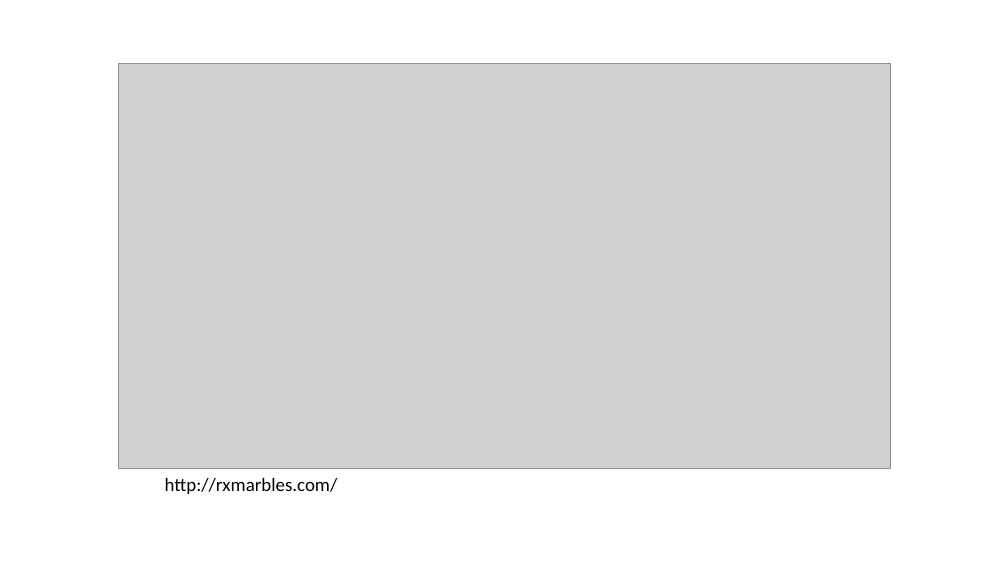
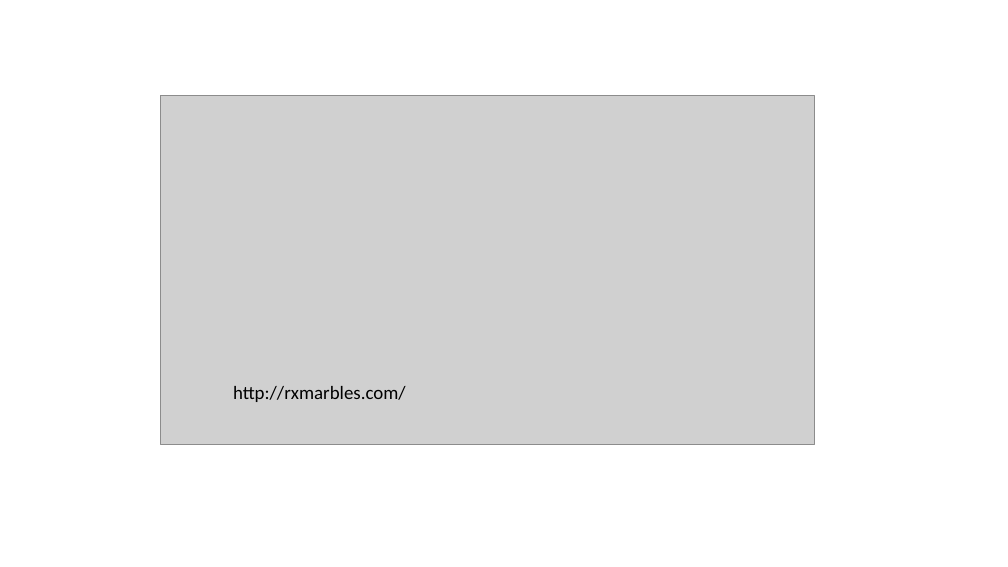
Before and after one commit to FredJiangFei/AngularDemo, a slide deck: slide 1 of rxjs.pptx (slide 2 before the commit). Drawn at 1008x567 pixels with LibreOffice and Linux fonts; fonts in the diff are those of the drawing; grey boxes stand for pictures. Boxes give left, top, right and bottom in pixels: in the first picture for what was removed or moved away, otherwise in the second. Text is boxed around its words. In the diff, an @@ line names an element or a change of style, - is before the commit and + after.

```diff
--- a/rxjs.pptx
+++ b/rxjs.pptx
@@ picture: place and size @@
-picture at [119, 64, 891, 469]
+picture at [160, 96, 814, 445]
@@ text "http://rxmarbles.com/": place and size @@
-text "http://rxmarbles.com/" at [165, 478, 338, 494]
+text "http://rxmarbles.com/" at [233, 386, 406, 402]
```
Also in this commit, not shown: 7 slides added, 3 slides removed, 3 other files.
